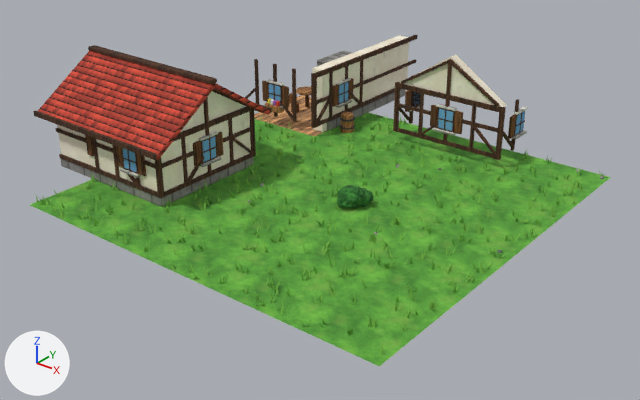
The glTF model assets/models/town_b/chunk_3_3.glb: old version first, new version second.
Both versions are drawn from a 50 mm camera at (75.1, -80.5, 14.6) aimed at (55.1, -55.5, -0.8). Every picture has the same lights, and +X, +Y and +Z are marked at lower left. The picture after the commit comes second. Vertices at exactly the same position are counted once.

The scene before the commit, as lines of its bpy script (objects in view):
```python
me_chunk_3_3 = bpy.data.meshes.new('chunk_3_3')
me_chunk_3_3.from_pydata(...)  # 11151 vertices, 13600 faces; spans x 45.5..64.0, y -64.1..-44.0, z -0.1..4.4
me_chunk_3_3.materials.append(mat_grass_a)
me_chunk_3_3.materials.append(mat_wood_floor)
me_chunk_3_3.materials.append(mat_stone_light)
me_chunk_3_3.materials.append(mat_rock)
me_chunk_3_3.materials.append(mat_wood)
me_chunk_3_3.materials.append(mat_wood_dark)
me_chunk_3_3.materials.append(mat_stone)
me_chunk_3_3.materials.append(mat_stone_dark)
me_chunk_3_3.materials.append(mat_iron)
me_chunk_3_3.materials.append(mat_timber)
me_chunk_3_3.materials.append(mat_glass)
me_chunk_3_3.materials.append(mat_glow)
me_chunk_3_3.materials.append(mat_flower_y)
me_chunk_3_3.materials.append(mat_flower_r)
me_chunk_3_3.materials.append(mat_tuft)
me_chunk_3_3.materials.append(mat_flower_p)
me_chunk_3_3.materials.append(mat_flower_w)
me_chunk_3_3.materials.append(mat_hedge)
me_chunk_3_3.materials.append(mat_plaster)
me_chunk_3_3.materials.append(mat_roof_red)
me_chunk_3_3.materials.append(mat_rock_dark)
ob_chunk_3_3 = bpy.data.objects.new('chunk_3_3', me_chunk_3_3)
ob_chunk_3_3.location = (0.0, 0.0, 0.0)
```
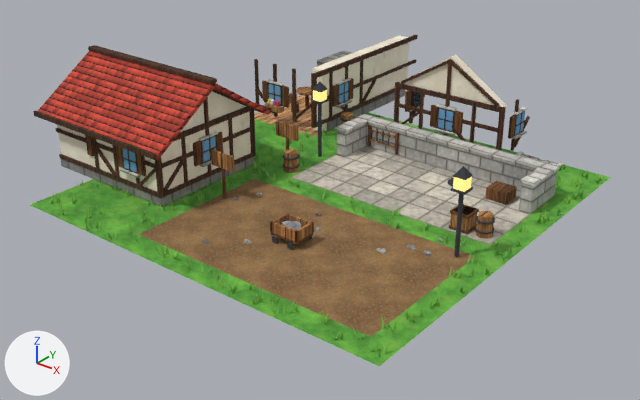
Location of each change, [x1, y1, x2, y2] in pixels of the pictures (640 x 400 px; the box of a moved part takes in the faces that stretch with it):
part 1 of me_chunk_3_3, added: after [357, 114, 560, 172]
part 2 of me_chunk_3_3, added: after [335, 117, 367, 132]
part 3 of me_chunk_3_3, added: after [520, 167, 554, 186]
part 4 of me_chunk_3_3, moved or reshaped (not visible before): after [282, 220, 302, 230]
part 5 of me_chunk_3_3, added: after [370, 139, 395, 148]
part 6 of me_chunk_3_3, added: after [283, 149, 299, 173]
part 7 of me_chunk_3_3, added: after [276, 120, 298, 141]
part 8 of me_chunk_3_3, added: after [211, 149, 235, 172]
part 9 of me_chunk_3_3, added: after [368, 125, 372, 147]
part 10 of me_chunk_3_3, added: after [395, 132, 399, 155]
part 11 of me_chunk_3_3, added: after [450, 204, 479, 219]
part 12 of me_chunk_3_3, added: after [449, 224, 477, 234]
part 13 of me_chunk_3_3, added: after [285, 122, 289, 150]
part 14 of me_chunk_3_3, added: after [221, 151, 227, 198]
part 15 of me_chunk_3_3, added (mostly hidden): after [448, 177, 454, 187]
part 16 of me_chunk_3_3, deleted: before [35, 88, 605, 351]
part 17 of me_chunk_3_3, built on: before [47, 90, 580, 355]; after [48, 79, 603, 356]
part 18 of me_chunk_3_3, recoloured (green to grey): [291, 146, 554, 245] in both
part 19 of me_chunk_3_3, recoloured (green to brown): [139, 179, 476, 337] in both
part 20 of me_chunk_3_3, recoloured: before [485, 153, 563, 189]; after [521, 154, 559, 165]

The change, as a list of edits to the scene's bpy script:
```text
Add mat_floor_a:
    mat_floor_a = bpy.data.materials.new('floor_a')
    # uses the picture img_floor_a
Add mat_gold:
    mat_gold = bpy.data.materials.new('gold')
    # nodes: BsdfPrincipled, Mix, OutputMaterial, VertexColor
    # colours: yellow #e6b73a, mixed with the vertex colours
Add mat_dirt:
    mat_dirt = bpy.data.materials.new('dirt')
    # uses the picture img_dirt
Add mat_water:
    mat_water = bpy.data.materials.new('water')
    # uses the picture img_water
Add mat_cobble_a:
    mat_cobble_a = bpy.data.materials.new('cobble_a')
    # uses the picture img_cobble_a
Change me_chunk_3_3:
    remove me_chunk_3_3.from_pydata(...)  # 11151 vertices, 13600 faces; spans x 45.5..64.0, y -64.1..-44.0, z -0.1..4.4
    add me_chunk_3_3.from_pydata(...)  # 9442 vertices, 13888 faces; spans x 45.5..64.1, y -64.0..-44.0, z -0.3..4.4
    me_chunk_3_3 part 1: a new loose piece, a box spanning x 53.96..63.04, y -51.54..-50.96, z 1.15..1.23, in mat_stone_light
    me_chunk_3_3 part 2: a new loose piece, a box spanning x 53.96..54.54, y -53.04..-51.46, z 1.15..1.23, in mat_stone_light
    me_chunk_3_3 part 3: a new loose piece, a box spanning x 62.46..63.04, y -53.04..-51.46, z 1.15..1.23, in mat_stone_light
    me_chunk_3_3 part 4: the loose piece of 12 vertices spanning x 56.7..56.8, y -52.5..-52.4, z 0.0..0.1 is scaled about its middle by (5.02, 3.58, 3.36), then moved by (0.7, -7.5, 0.5)
    me_chunk_3_3 part 5: a new loose piece, a box spanning x 54.65..56.15, y -51.6..-51.52, z 0.38..0.44, in mat_wood
    me_chunk_3_3 part 6: a new loose piece, an 8-sided cut cone along z (radius 0.32 at the low end, 0.27 at the high end) spanning x 53.23..53.87, y -55.72..-55.08, z 0.0..0.8, in mat_wood
    me_chunk_3_3 part 7: a new loose piece, a box spanning x 52.65..53.75, y -55.26..-55.16, z 1.25..1.85, in mat_wood
    me_chunk_3_3 part 8: a new loose piece, a box spanning x 52.75..53.85, y -59.06..-58.96, z 1.25..1.85, in mat_wood
    me_chunk_3_3 part 9: a new loose piece, a box spanning x 54.65..54.75, y -51.62..-51.52, z 0.1..1.05, in mat_wood_dark
    me_chunk_3_3 part 10: a new loose piece, a box spanning x 56.05..56.15, y -51.62..-51.52, z 0.1..1.05, in mat_wood_dark
    me_chunk_3_3 part 11: a new loose piece, a box spanning x 61.23..61.97, y -55.82..-55.08, z 0.6..0.7, in mat_wood_dark
    me_chunk_3_3 part 12: a new loose piece, a box spanning x 61.23..61.97, y -55.82..-55.08, z 0.0..0.1, in mat_wood_dark
    me_chunk_3_3 part 13: the loose piece of 24 vertices spanning x 50.9..51.3, y -56.0..-55.9, z 1.0..2.0 is copied, and the copy is scaled about its middle by (0.281, -0.868, -2.04), then moved by (2.1, 0.8, -0.6); it spans x 53.1..53.3, y -55.3..-55.1, z 0.0..1.9
    me_chunk_3_3 part 14: the loose piece of 24 vertices spanning x 52.0..52.1, y -59.3..-58.9, z 1.0..2.0 is copied, and the copy is scaled about its middle by (0.868, -0.281, -2.04), then moved by (1.3, 0.1, -0.6); it spans x 53.2..53.4, y -59.1..-58.9, z 0.0..1.9
    me_chunk_3_3 part 15: the loose piece of 12 vertices spanning x 58.2..58.4, y -51.7..-51.5, z -0.1..0.1 is copied, and the copy is scaled about its middle by (3.96, 3.54, 4.8), then moved by (1.2, -0.8, 0.0), in mat_iron; it spans x 59.2..59.9, y -52.8..-52.2, z -0.3..0.3
    me_chunk_3_3 part 16: 1420 loose pieces with 4319 vertices, spanning x 47.6..64.0, y -64.1..-48.0, z 0.0..1.6, are deleted
    me_chunk_3_3 part 17: 83 vertices moved within x 48.4..63.8, y -63.6..-48.4, z 0.0..1.5; 423 vertices removed from x 48.3..63.8, y -63.9..-48.3, z -0.1..1.6; 2797 vertices added at x 48.0..64.1, y -64.0..-47.5, z -0.1..3.3
    me_chunk_3_3 part 18: 1440 faces spanning x 54.0..63.0, y -56.0..-51.0, z 0.0 switch from mat_grass_a to mat_floor_a
    me_chunk_3_3 part 19: 1920 faces spanning x 53.0..63.0, y -63.0..-57.0, z 0.0 switch from mat_grass_a to mat_dirt
    me_chunk_3_3 part 20: 192 faces spanning x 60.0..62.0, y -51.0..-48.0, z 0.0 switch from mat_grass_a to mat_cobble_a
    other edits to the shape of me_chunk_3_3 do not show in these pictures
    remove me_chunk_3_3.materials.append(mat_hedge)
    add me_chunk_3_3.materials.append(mat_water)
    add me_chunk_3_3.materials.append(mat_gold)
```
